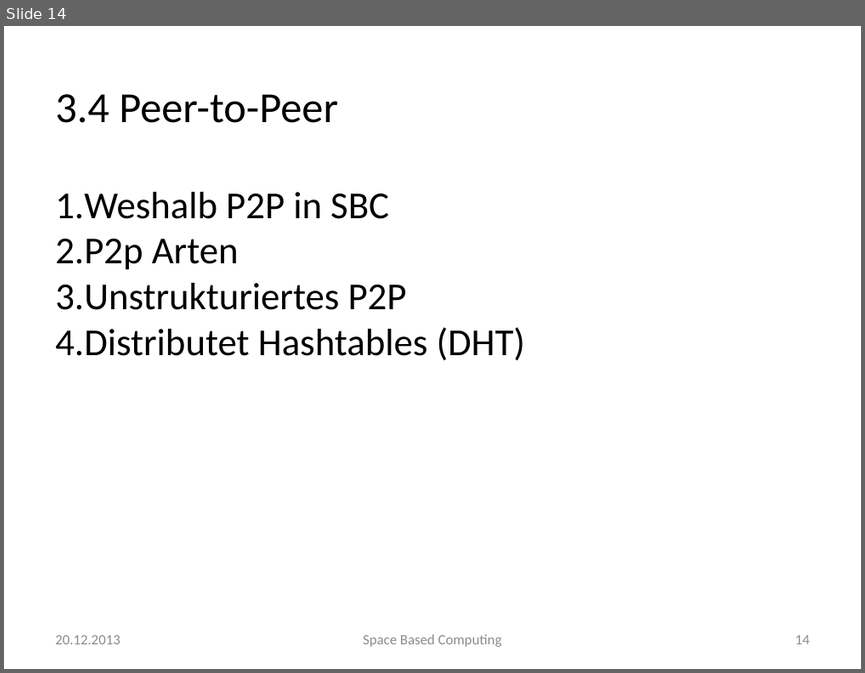
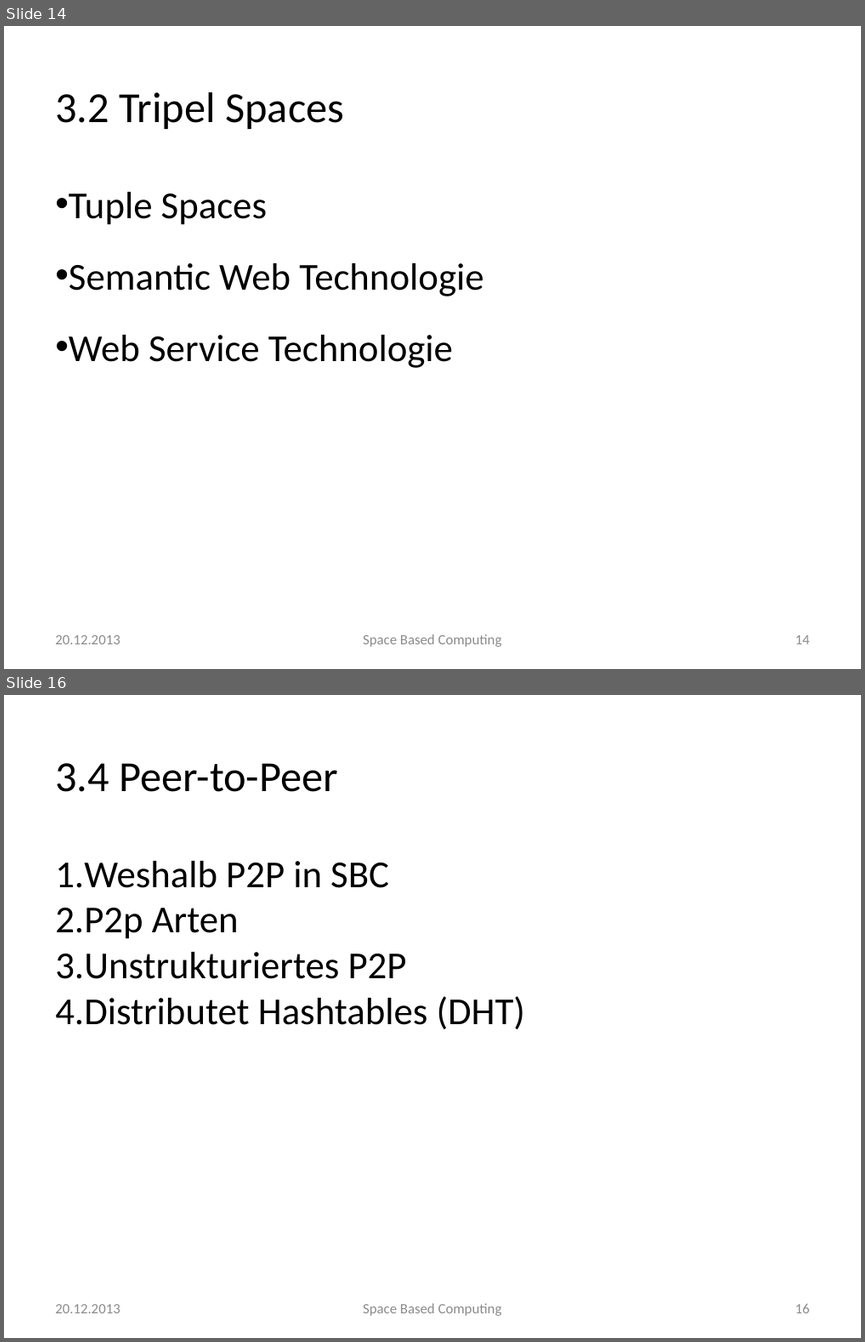
Before and after one commit to traxl/sbcAusarbeitung, a slide deck: Space Based Computing.pptx. Shown one above the other, each under a label of ours: slide 14 before the commit, slides 14 and 16 after it; the slides between them are not shown. The pictures are 865x673 and 865x1342 pixels, drawn with LibreOffice and Linux fonts; fonts in the diff are those of the drawing; background and template pictures are left out. Boxes give left, top, right and bottom in pixels: in the first picture for what was removed or moved away, otherwise in the second. Text is boxed around its words. In the diff, an @@ line names an element or a change of style, - is before the commit and + after.

```diff
--- a/Space Based Computing.pptx
+++ b/Space Based Computing.pptx
@@ slide 14 added at bbox=[4, 26, 861, 669], background picture (left out) @@
@@ text added at bbox=[55, 92, 344, 129], 36 pt, text #000000 @@
+3.2 Tripel Spaces
@@ text added at bbox=[69, 192, 483, 368], 32 pt, text #000000 @@
+• Tuple Spaces
+• Semantic Web Technologie
+• Web Service Technologie
@@ text added at bbox=[55, 635, 120, 644], 12 pt, text #8B8B8B @@
+20.12.2013
@@ text added at bbox=[363, 634, 502, 646], 12 pt, text #8B8B8B @@
+Space Based Computing
@@ page number added at bbox=[795, 635, 810, 644], 12 pt, text #8B8B8B @@
+14
@@ what was slide 14 is now slide 16 @@
@@ page number at bbox=[795, 1304, 810, 1313]: text changed @@
-14
+16
```
Also in this commit, not shown: 12 slides changed, 5 other slides added, 2 other files.
